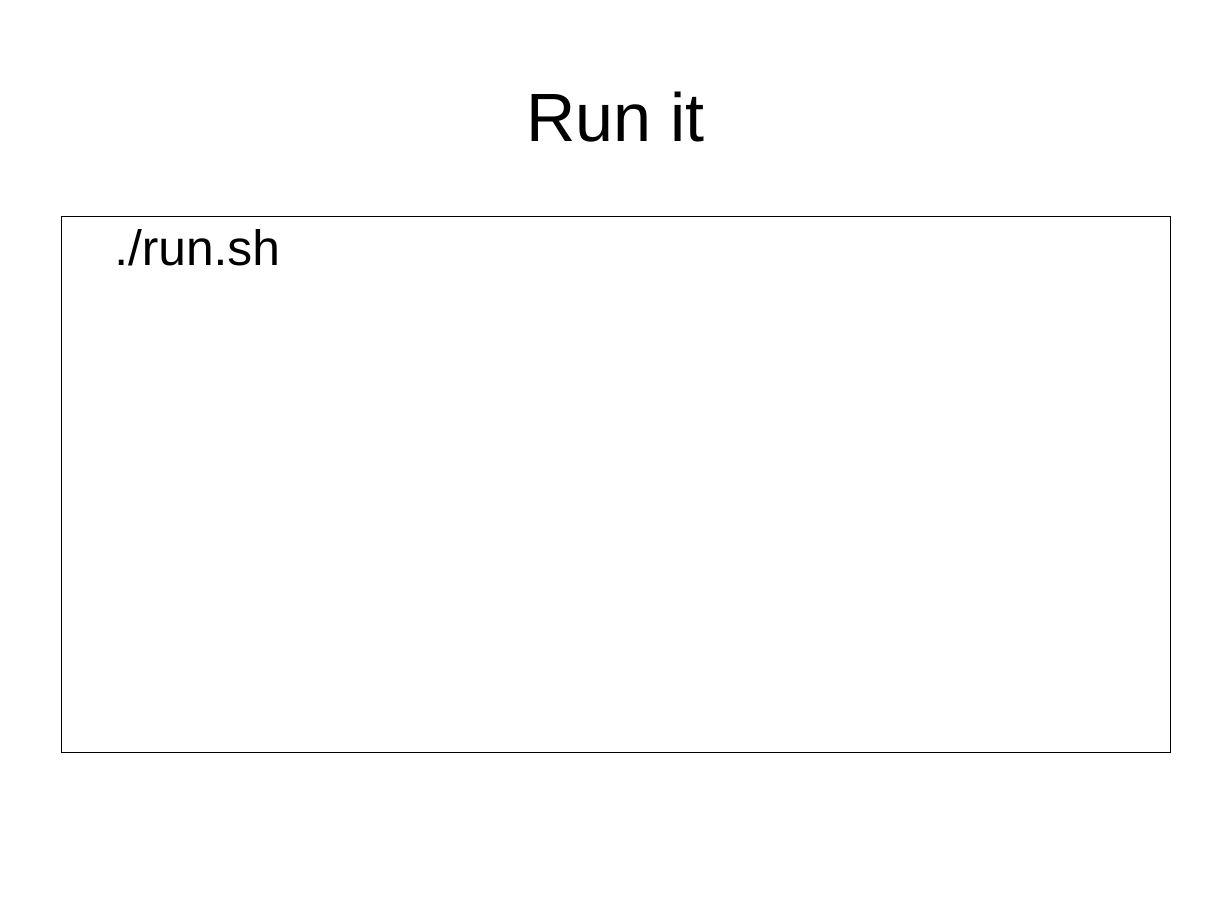
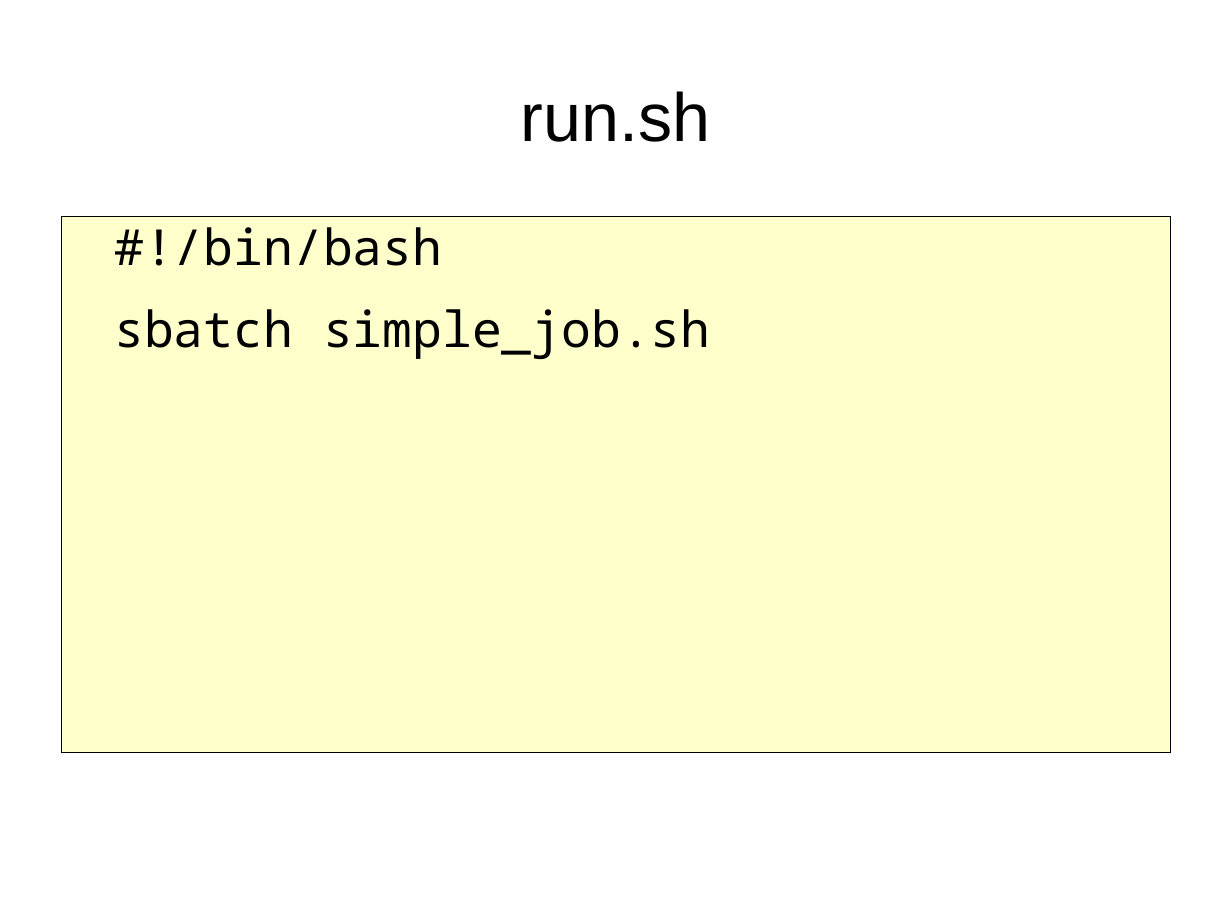
Before and after one commit to richelbilderbeek/peregrine, a slide deck: slide 10 of ParallelComputation.odp (slide 7 before the commit). Drawn at 1232x924 pixels with LibreOffice and Linux fonts; fonts in the diff are those of the drawing. Boxes give left, top, right and bottom in pixels: in the first picture for what was removed or moved away, otherwise in the second. Text is boxed around its words. In the diff, an @@ line names an element or a change of style, - is before the commit and + after.

```diff
--- a/ParallelComputation.odp
+++ b/ParallelComputation.odp
@@ title at (521, 91, 711, 142): text changed @@
-Run it
+run.sh
@@ text "#!/bin/bash" at (61, 216, 1171, 751): fill #FFFFFF to #FFFFCC @@
@@ text at (114, 227, 710, 360): text changed; font Arial to Noto Sans Mono @@
-./run.sh
+#!/bin/bash
+sbatch simple_job.sh
```
Also in this commit, not shown: 2 other slides changed, 4 slides added, 5 other files.
